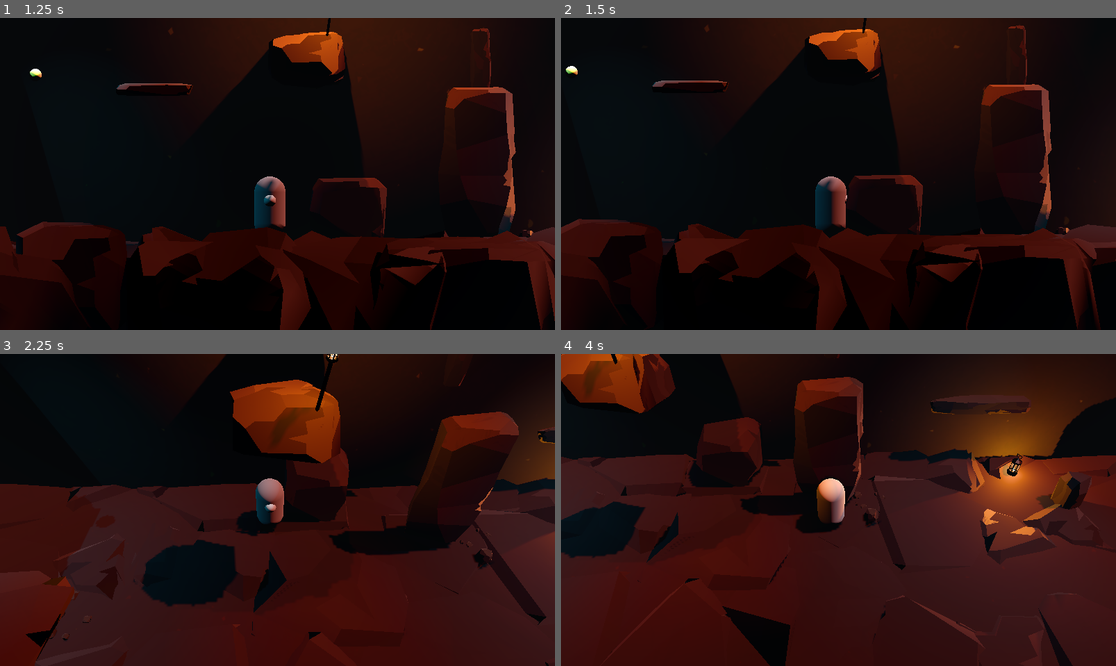
Above: before the commit, frames 1-4 (two rows, left to right).
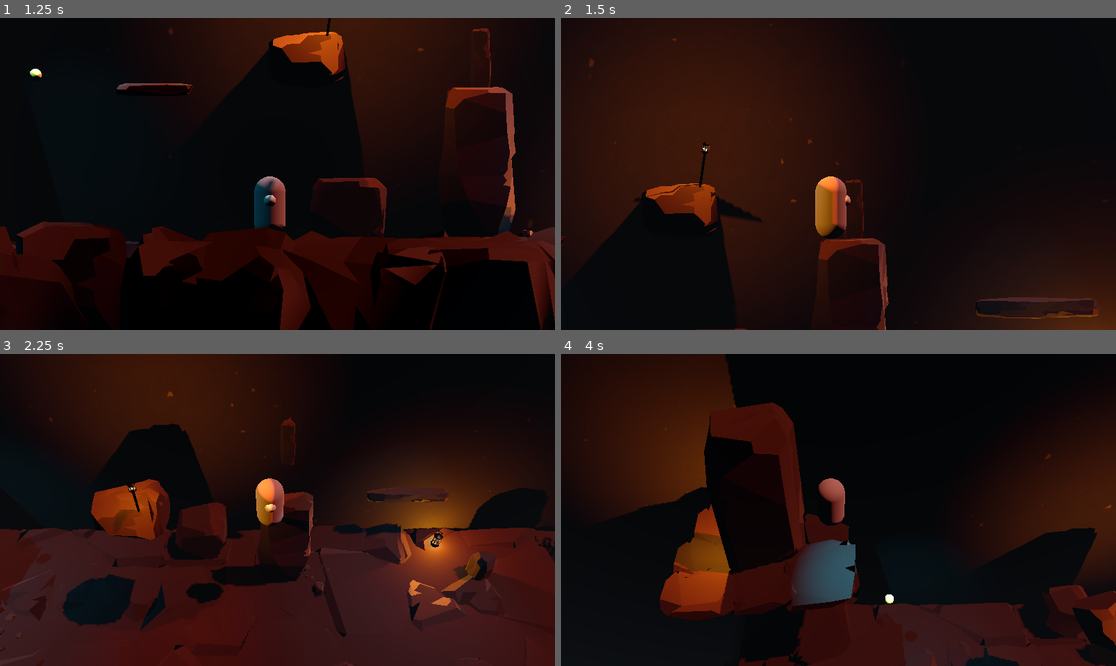
Above: after the commit, the same moments.

Repository: plusonelevel/ld57
Game: Godot game, scene res://scenes/main.tscn
Two runs of this game, one before a commit and one after it. Both use one fixed random seed, a clock stepped at 60 frames per second and the inputs below.
Inputs:
- Up to frame 1 (1.25 s): click "Start" at 0.5 s
- Up to frame 2 (1.5 s): tap Enter (ui_accept) at 1.25 s; hold Right (ui_right) from 1.28 s (still down); hold Home (ui_home) from 1.28 s (still down)
- Up to frame 3 (2.25 s): tap Enter (ui_accept) at 1.52 s; release Right (ui_right) at 2.03 s; release Home (ui_home) at 2.03 s; hold Down (ui_down) from 2.03 s (still down); tap X (toggle_camera) at 2.1 s
- Up to frame 4 (4 s): tap Enter (ui_accept) at 2.27, 3.77 s; tap Home (ui_home) at 2.3, 3.6 s; release Down (ui_down) at 2.78 s; hold Right (ui_right) 2.78-3.53 s; hold Home (ui_home) 2.78-3.53 s; hold Up (ui_up) from 3.53 s (still down)

Frame 1 is identical in both runs. In frame 2, 54% of the frame differs, in the area x 0-100%, y 0-100%; in frame 3, 46%; in frame 4, 68%.

Commit message:
add debug checkpoints

Diff:
--- a/autoloads/game_manager.gd
+++ b/autoloads/game_manager.gd
@@ -8,7 +8,6 @@
 func _ready() -> void:
 	goal_reached.connect(handle_goal_reached)
 
-
 # Called every frame. 'delta' is the elapsed time since the previous frame.
 func _process(delta: float) -> void:
 	pass
--- a/scenes/main.gd
+++ b/scenes/main.gd
@@ -3,9 +3,16 @@
 @onready var front_cam := $Player/FrontCamera
 @onready var side_cam := $Player/SideCamera
 
+var checkpoint_index := -1
+var checkpoints: Array
+
 func _ready() -> void:
 	GameManager.camera_toggled.connect(toggle_camera)
 	get_tree().paused = true
+	checkpoints = $Checkpoints.get_children().map(func(child):
+		if child is Node3D:
+			return child.position
+	)
 
 func toggle_camera():
 	if front_cam.current:
@@ -16,3 +23,11 @@
 		front_cam.make_current()
 		for collider in get_tree().get_nodes_in_group("2d_collider"):
 			collider.disabled = false
+
+func _unhandled_input(event: InputEvent) -> void:
+	if OS.is_debug_build() and event.is_action_pressed("ui_home"):
+		checkpoint_index += 1
+		if checkpoint_index >= checkpoints.size():
+			checkpoint_index = 0
+		$Player.velocity = Vector3.ZERO
+		$Player.position = checkpoints[checkpoint_index]
--- a/scenes/main.tscn
+++ b/scenes/main.tscn
@@ -519,3 +519,11 @@
 transform = Transform3D(0.964473, -0.0548283, -0.25843, -0.05296, -0.998496, 0.0141906, -0.258819, 2.26267e-08, -0.965926, 1.86366, -0.0171045, 1.456)
 
 [node name="UI" parent="." instance=ExtResource("4_jyhfs")]
+
+[node name="Checkpoints" type="Node3D" parent="."]
+
+[node name="1" type="Node3D" parent="Checkpoints"]
+transform = Transform3D(1, 0, 0, 0, 1, 0, 0, 0, 1, 0.884366, 2.63168, 1.44604)
+
+[node name="2" type="Node3D" parent="Checkpoints"]
+transform = Transform3D(1, 0, 0, 0, 1, 0, 0, 0, 1, -7.17985, 5.1846, 2.42168)
